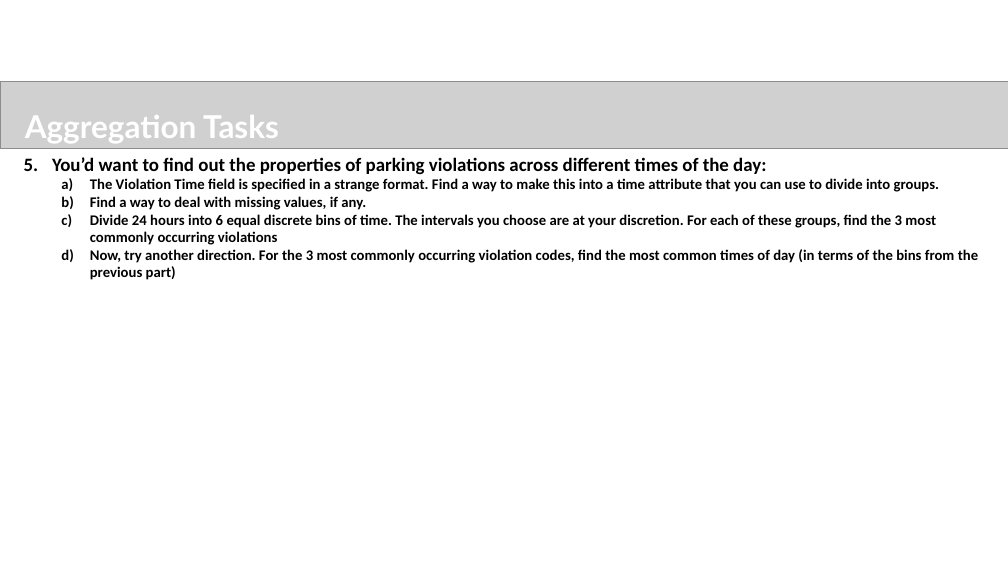
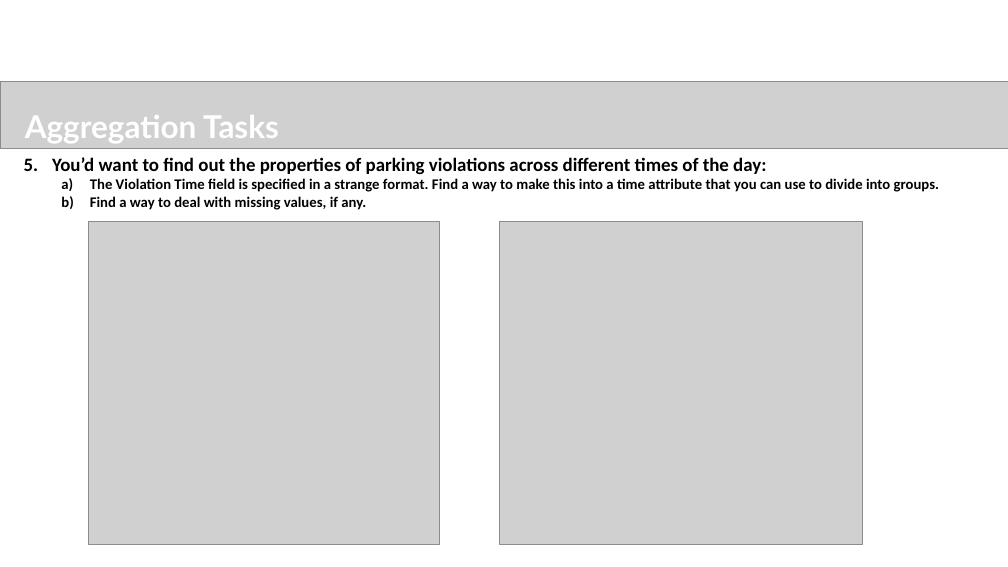
Before and after one commit to sureshballa/data-science-projects, a slide deck: slide 14 of NYC Parking Tickets EDA/FayizMayamVeettil_DDA1730041_main.pptx (slide 13 before the commit). Drawn at 1008x567 pixels with LibreOffice and Linux fonts; fonts in the diff are those of the drawing; grey boxes stand for pictures; background and template pictures are left out. Boxes give left, top, right and bottom in pixels: in the first picture for what was removed or moved away, otherwise in the second. Text is boxed around its words. In the diff, an @@ line names an element or a change of style, - is before the commit and + after.

```diff
--- a/NYC Parking Tickets EDA/FayizMayamVeettil_DDA1730041_main.pptx
+++ b/NYC Parking Tickets EDA/FayizMayamVeettil_DDA1730041_main.pptx
@@ picture added at (x1=88, y1=222, x2=440, y2=544) @@
@@ text at (x1=90, y1=214, x2=978, y2=280): paragraphs removed @@
-  c) Divide 24 hours into 6 equal discrete bins of time. The intervals you choose are at your discretion. For each of these groups, find the 3 most commonly occurring violations
-  d) Now, try another direction. For the 3 most commonly occurring violation codes, find the most common times of day (in terms of the bins from the previous part)
@@ picture added at (x1=500, y1=222, x2=862, y2=544) @@
```
Also in this commit, not shown: 8 other slides changed, 5 slides added, 2 other files.
